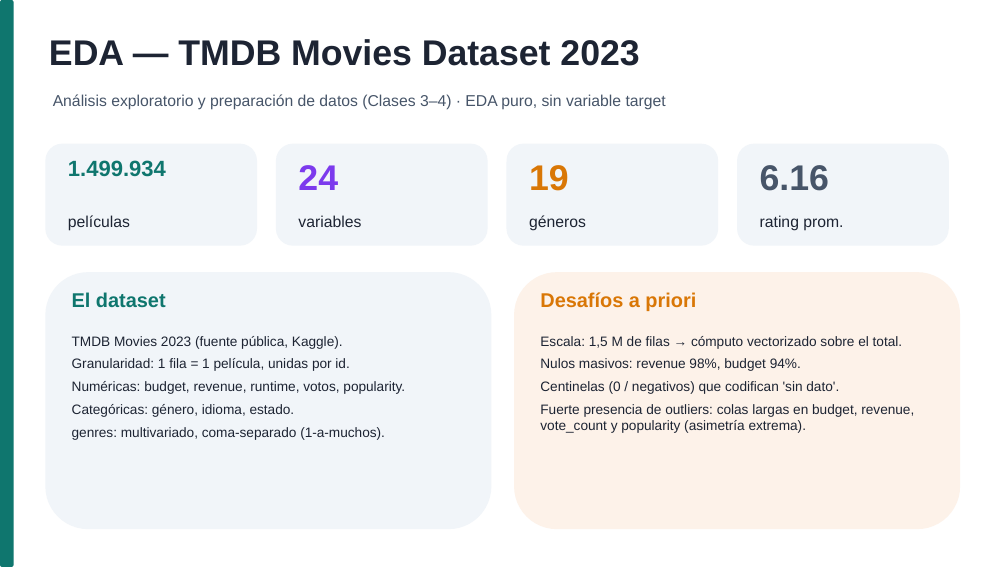
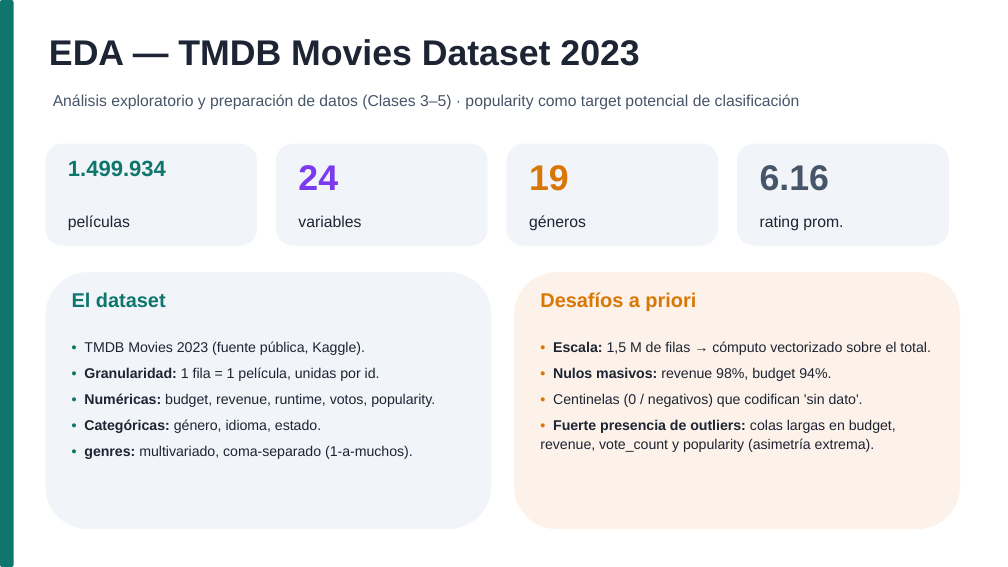
Before and after one commit to AlejoCNYT/ADD-UBA, a slide deck: slide 1 of TP_Grupal_slides.pptx. Drawn at 1008x567 pixels with LibreOffice and Linux fonts; fonts in the diff are those of the drawing. Boxes give left, top, right and bottom in pixels: in the first picture for what was removed or moved away, otherwise in the second. Text is boxed around its words. In the diff, an @@ line names an element or a change of style, - is before the commit and + after.

```diff
--- a/TP_Grupal_slides.pptx
+++ b/TP_Grupal_slides.pptx
@@ text at bbox=[53, 94, 800, 110]: text changed @@
-Análisis exploratorio y preparación de datos (Clases 3–4) · EDA puro, sin variable target
+Análisis exploratorio y preparación de datos (Clases 3–5) · popularity como target potencial de clasificación
@@ text at bbox=[84, 341, 435, 459]: text changed; size 13 to 13.5 pt @@
-TMDB Movies 2023 (fuente pública, Kaggle).
-Granularidad: 1 fila = 1 película, unidas por id.
-Numéricas: budget, revenue, runtime, votos, popularity.
-Categóricas: género, idioma, estado.
-genres: multivariado, coma-separado (1-a-muchos).
+• TMDB Movies 2023 (fuente pública, Kaggle).
+• Granularidad: 1 fila = 1 película, unidas por id.
+• Numéricas: budget, revenue, runtime, votos, popularity.
+• Categóricas: género, idioma, estado.
+• genres: multivariado, coma-separado (1-a-muchos).
@@ text at bbox=[540, 341, 931, 452]: text changed; size 13 to 13.5 pt @@
-Escala: 1,5 M de filas → cómputo vectorizado sobre el total.
-Nulos masivos: revenue 98%, budget 94%.
-Centinelas (0 / negativos) que codifican 'sin dato'.
-Fuerte presencia de outliers: colas largas en budget, revenue, vote_count y popularity (asimetría extrema).
+• Escala: 1,5 M de filas → cómputo vectorizado sobre el total.
+• Nulos masivos: revenue 98%, budget 94%.
+• Centinelas (0 / negativos) que codifican 'sin dato'.
+• Fuerte presencia de outliers: colas largas en budget, revenue, vote_count y popularity (asimetría extrema).
```
Also in this commit, not shown: 3 other slides changed, 2 slides added, 8 other files.
